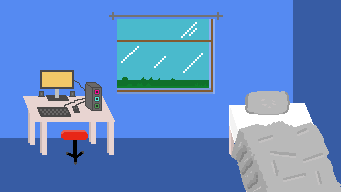
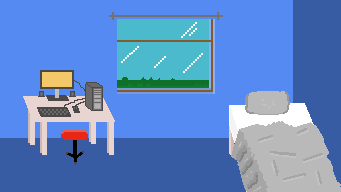
Layered file, before and after one edit (341×192). Changes by layer:
painted on "Layer 18" over [left=94, top=82, right=103, bottom=111]
